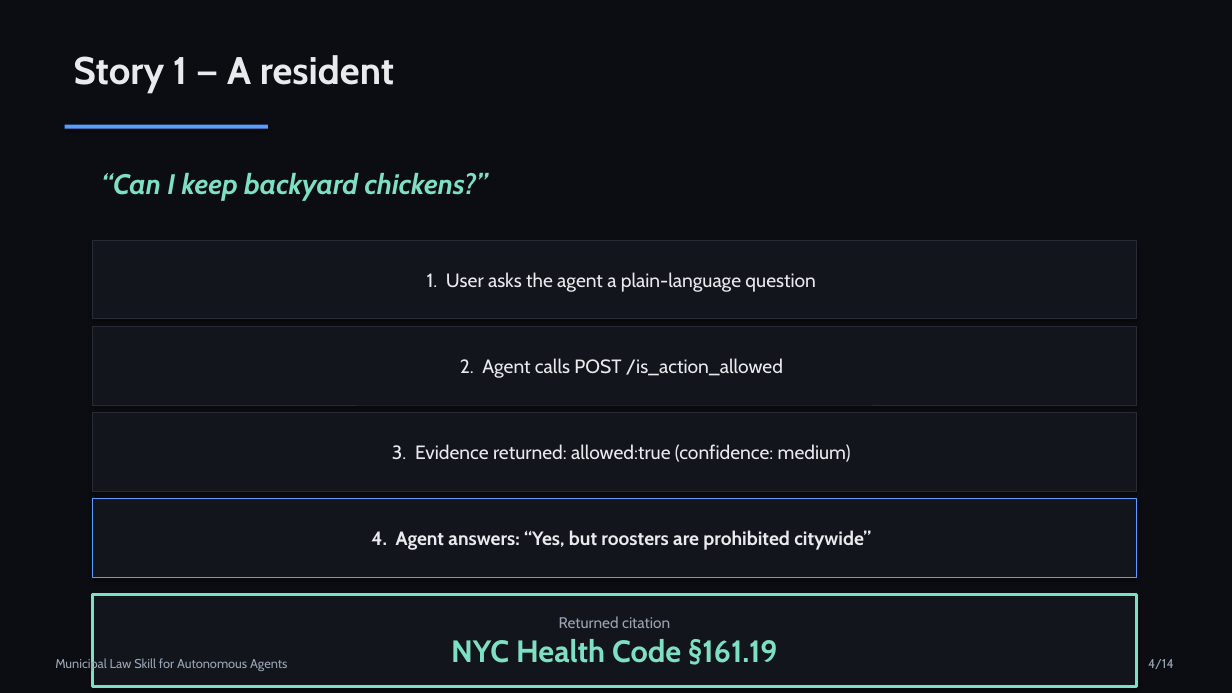
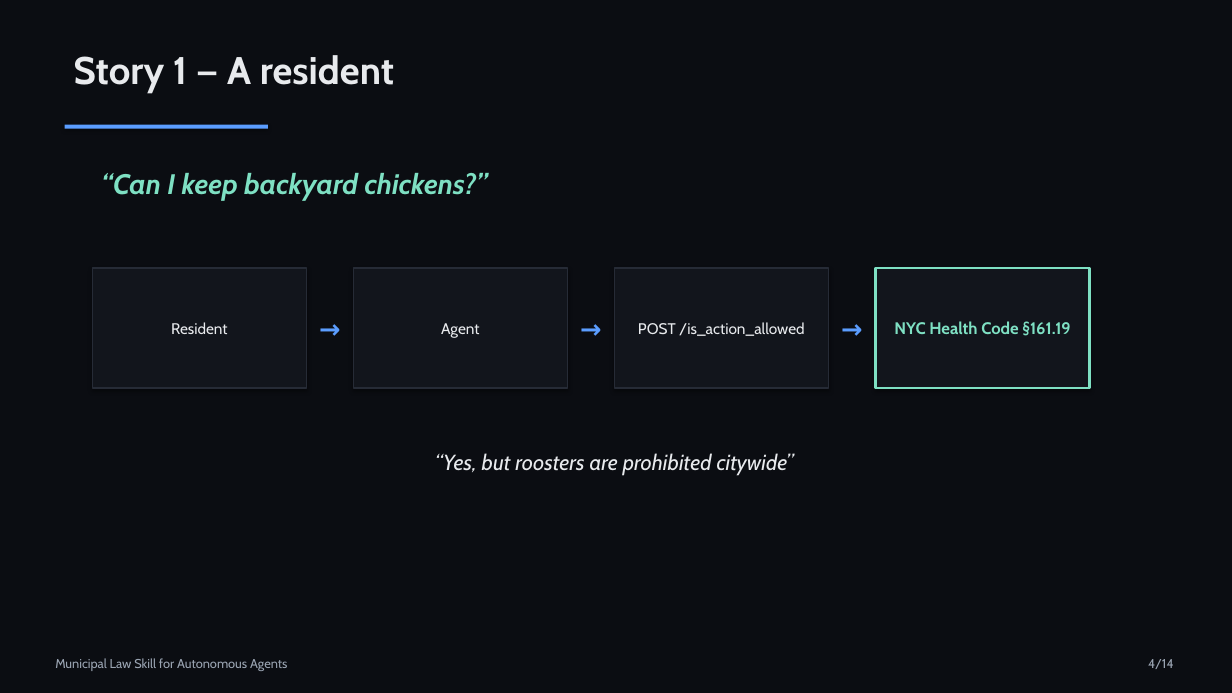
Before and after one commit to swamx/nanda-municipal-laws, a slide deck: slide 4 of docs/presentation/Municipal-Law-Skill.pptx. Drawn at 1232x693 pixels with LibreOffice and Linux fonts; fonts in the diff are those of the drawing. Boxes give left, top, right and bottom in pixels: in the first picture for what was removed or moved away, otherwise in the second. Text is boxed around its words. In the diff, an @@ line names an element or a change of style, - is before the commit and + after.

```diff
--- a/docs/presentation/Municipal-Law-Skill.pptx
+++ b/docs/presentation/Municipal-Law-Skill.pptx
@@ rectangle removed at bbox=[92, 240, 1137, 319] @@
-1. User asks the agent a plain-language question
@@ rectangle added at bbox=[92, 268, 307, 388], fill #12151C, outline #262B36 1.25 pt, 12 pt, text #E8EAED @@
+Resident
@@ text added at bbox=[307, 268, 354, 388], 20 pt, text #5B9DFF, bold @@
+→
@@ rectangle added at bbox=[353, 268, 567, 388], fill #12151C, outline #262B36 1.25 pt, 12 pt, text #E8EAED @@
+Agent
@@ text added at bbox=[567, 268, 615, 388], 20 pt, text #5B9DFF, bold @@
+→
@@ rectangle "POST /is_action_allowed": place and size @@
-rectangle "POST /is_action_allowed" at bbox=[92, 326, 1137, 405]
+rectangle "POST /is_action_allowed" at bbox=[615, 268, 829, 388]
@@ rectangle "POST /is_action_allowed" at bbox=[615, 268, 829, 388]: outline #262B36 0.75 pt to #262B36 1.25 pt @@
@@ text added at bbox=[829, 268, 876, 388], 20 pt, text #5B9DFF, bold @@
+→
@@ rectangle "NYC Health Code §161.19": place and size @@
-rectangle "NYC Health Code §161.19" at bbox=[92, 594, 1137, 687]
+rectangle "NYC Health Code §161.19" at bbox=[875, 268, 1090, 388]
@@ rectangle "NYC Health Code §161.19" at bbox=[875, 268, 1090, 388]: size 24 to 13 pt @@
@@ text in rectangle at bbox=[638, 322, 805, 336]: text changed; size 15 to 12 pt @@
-2. Agent calls POST /is_action_allowed
+POST /is_action_allowed
@@ rectangle removed at bbox=[92, 413, 1137, 492] @@
-3. Evidence returned: allowed:true (confidence: medium)
@@ text "“Yes, but roosters are prohibited ...": place and size @@
-text "“Yes, but roosters are prohibited ..." at bbox=[92, 499, 1137, 578]
+text "“Yes, but roosters are prohibited ..." at bbox=[435, 453, 794, 476]
@@ text "“Yes, but roosters are prohibited ..." at bbox=[435, 453, 794, 476]: fill #12151C to none; outline #5B9DFF 0.75 pt to none; shadow off @@
@@ text at bbox=[435, 453, 794, 476]: text changed; size 15 to 17 pt; bold off; italic on @@
-4. Agent answers: “Yes, but roosters are prohibited citywide”
+“Yes, but roosters are prohibited citywide”
@@ text in rectangle at bbox=[559, 616, 670, 628]: paragraph removed @@
-Returned citation
```
Also in this commit, not shown: 10 other slides changed, 9 other files.
